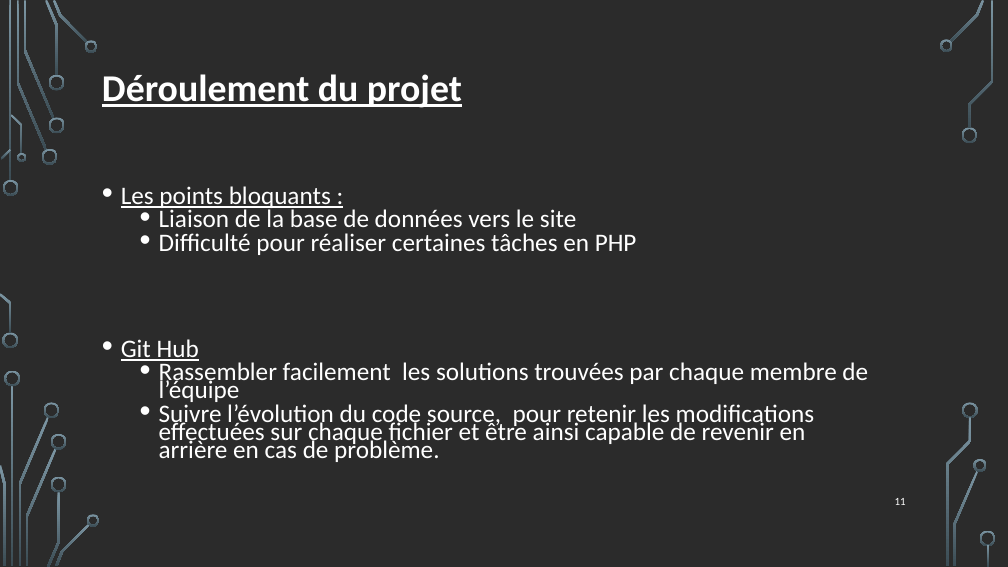
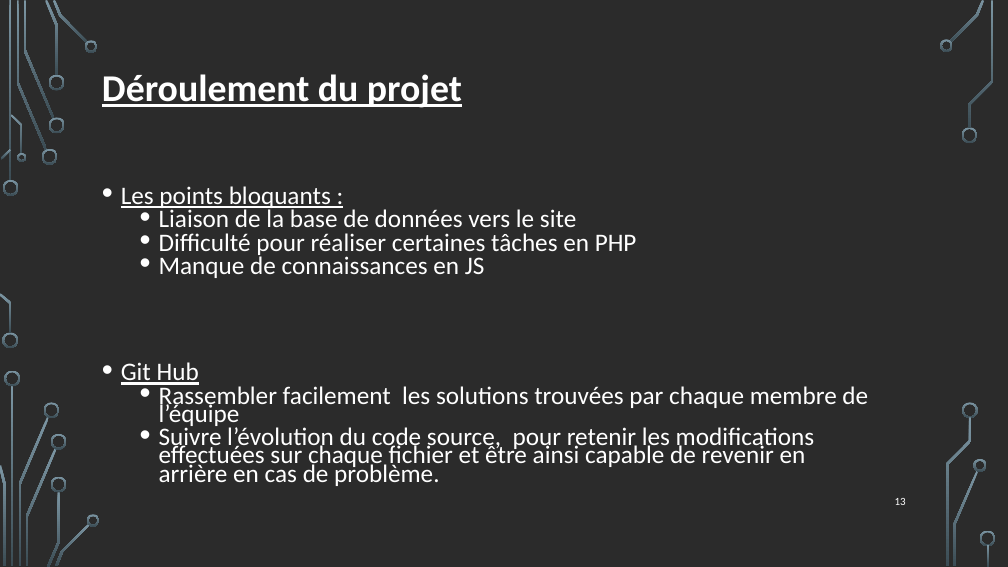
Before and after one commit to SarahGumaa/PPE2, a slide deck: slide 13 of Project-Personnalisé-Encadrée .pptx (slide 11 before the commit). Drawn at 1008x567 pixels with LibreOffice and Linux fonts; fonts in the diff are those of the drawing; background and template pictures are left out; a plain dark background stands for a picture behind light text. Boxes give left, top, right and bottom in pixels: in the first picture for what was removed or moved away, otherwise in the second. Text is boxed around its words. In the diff, an @@ line names an element or a change of style, - is before the commit and + after.

```diff
--- a/Project-Personnalisé-Encadrée .pptx
+++ b/Project-Personnalisé-Encadrée .pptx
@@ text at <box>159,253,485,278</box>: paragraph added @@
+  • Manque de connaissances en JS
@@ page number at <box>895,498,906,505</box>: text changed @@
-11
+13
```
Also in this commit, not shown: 3 other slides changed, 1 slide added.
